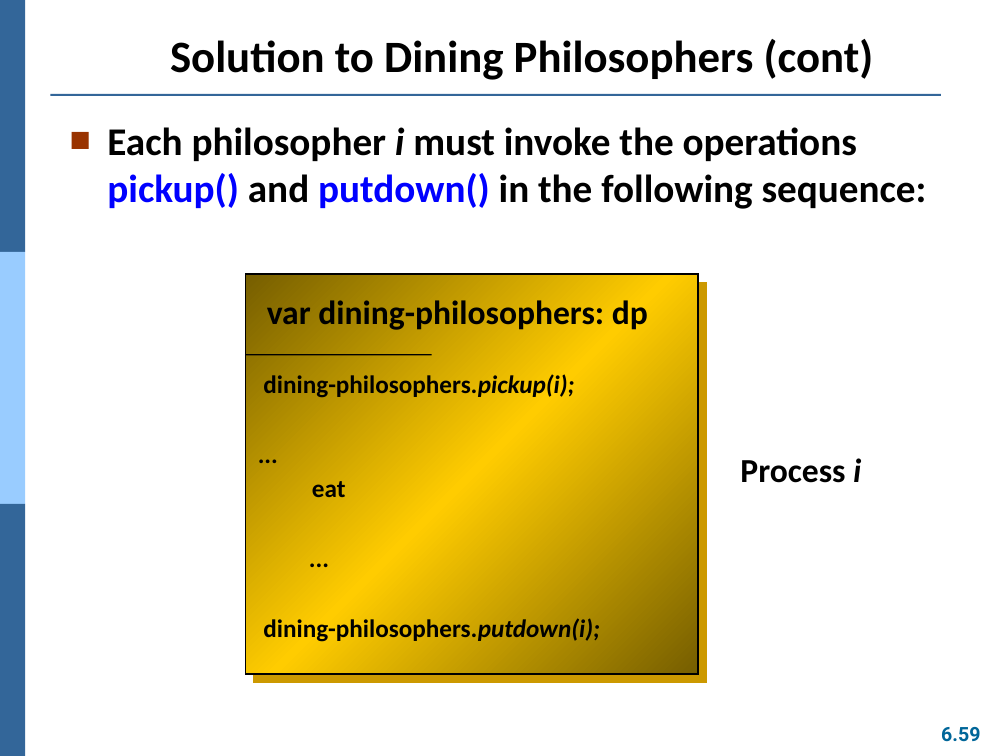
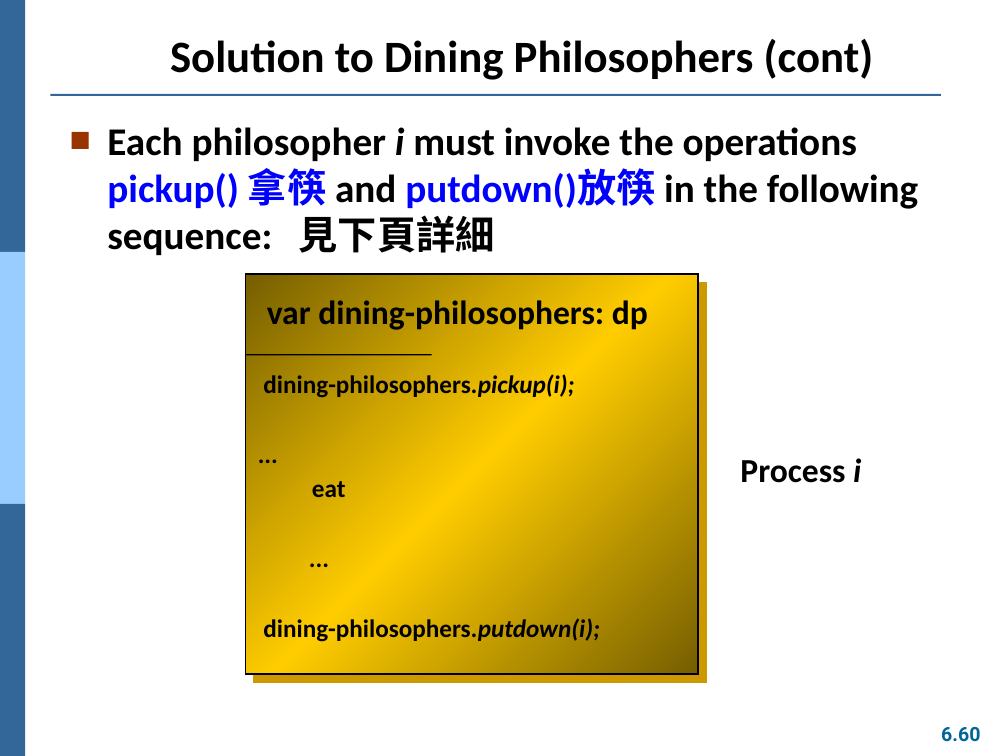
Before and after one commit to Yang09701194/OS_Learning, a slide deck: slide 60 of ch06.pptx (slide 59 before the commit). Drawn at 1008x756 pixels with LibreOffice and Linux fonts; fonts in the diff are those of the drawing. Boxes give left, top, right and bottom in pixels: in the first picture for what was removed or moved away, otherwise in the second. Text is boxed around its words. In the diff, an @@ line names an element or a change of style, - is before the commit and + after.

```diff
--- a/ch06.pptx
+++ b/ch06.pptx
@@ text at [107,127,918,255]: text changed @@
-■ Each philosopher i must invoke the operations pickup() and putdown() in the following sequence:
+■ Each philosopher i must invoke the operations pickup() 拿筷 and putdown()放筷 in the following sequence: 見下頁詳細
@@ page number at [941,727,980,742]: text changed @@
-6.59
+6.60
```
Also in this commit, not shown: 12 other slides changed, 1 slide added.
